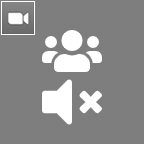
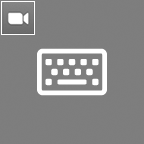
Layers edited between the first and the second (144, 144) image:
added layer "custom-key" above "custom-keyboard" over [37, 48, 107, 96]
hid "volume-mute-solid" over [42, 79, 102, 125]
hid "users-solid" over [42, 30, 102, 72]
